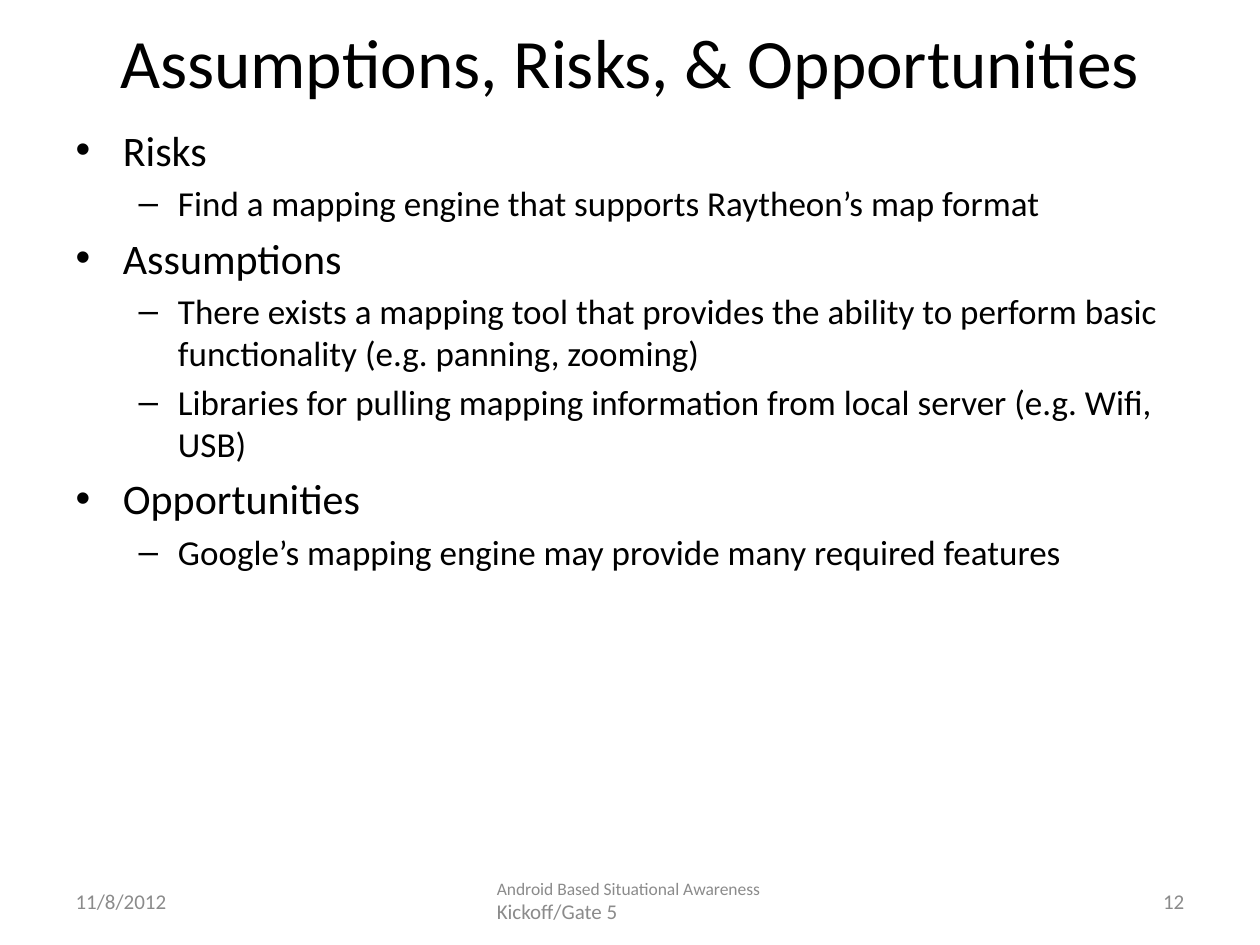
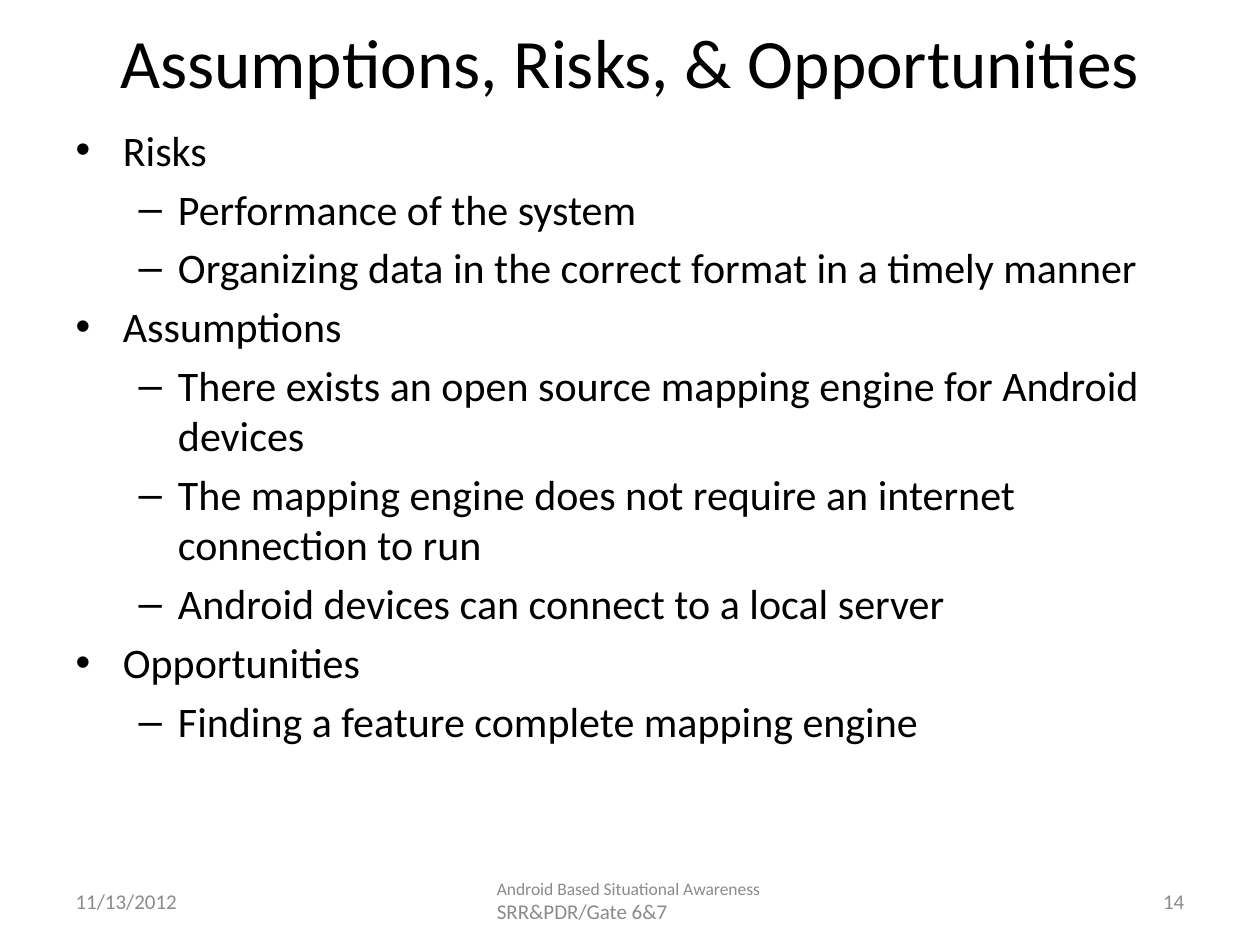
Before and after one commit to atniptw/Senior-Project, a slide deck: slide 14 of Documents/PowerPoints/Senior Design Project - Gate 6 1.0.pptx (slide 12 before the commit). Drawn at 1260x945 pixels with LibreOffice and Linux fonts; fonts in the diff are those of the drawing. Boxes give left, top, right and bottom in pixels: in the first picture for what was removed or moved away, otherwise in the second. Text is boxed around its words. In the diff, an @@ line names an element or a change of style, - is before the commit and + after.

```diff
--- a/Documents/PowerPoints/Senior Design Project - Gate 6 1.0.pptx
+++ b/Documents/PowerPoints/Senior Design Project - Gate 6 1.0.pptx
@@ text at (178,195,1136,291): text changed; size 20 to 24 pt @@
-  – Find a mapping engine that supports Raytheon’s map format
+  – Performance of the system
+  – Organizing data in the correct format in a timely manner
@@ text at (178,371,1138,620): text changed; size 20 to 24 pt @@
-  – There exists a mapping tool that provides the ability to perform basic functionality (e.g. panning, zooming)
-  – Libraries for pulling mapping information from local server (e.g. Wifi, USB)
+  – There exists an open source mapping engine for Android devices
+  – The mapping engine does not require an internet connection to run
+  – Android devices can connect to a local server
@@ text at (178,707,918,745): text changed; size 20 to 24 pt @@
-  – Google’s mapping engine may provide many required features
+  – Finding a feature complete mapping engine
@@ text at (76,894,177,910): text changed @@
-11/8/2012
+11/13/2012
@@ text at (497,883,760,920): text changed @@
-Android Based Situational Awareness Kickoff/Gate 5
+Android Based Situational Awareness SRR&PDR/Gate 6&7
@@ page number at (1163,895,1184,909): text changed @@
-12
+14
```
Also in this commit, not shown: 11 other slides changed, 2 slides added, 5 other files.
